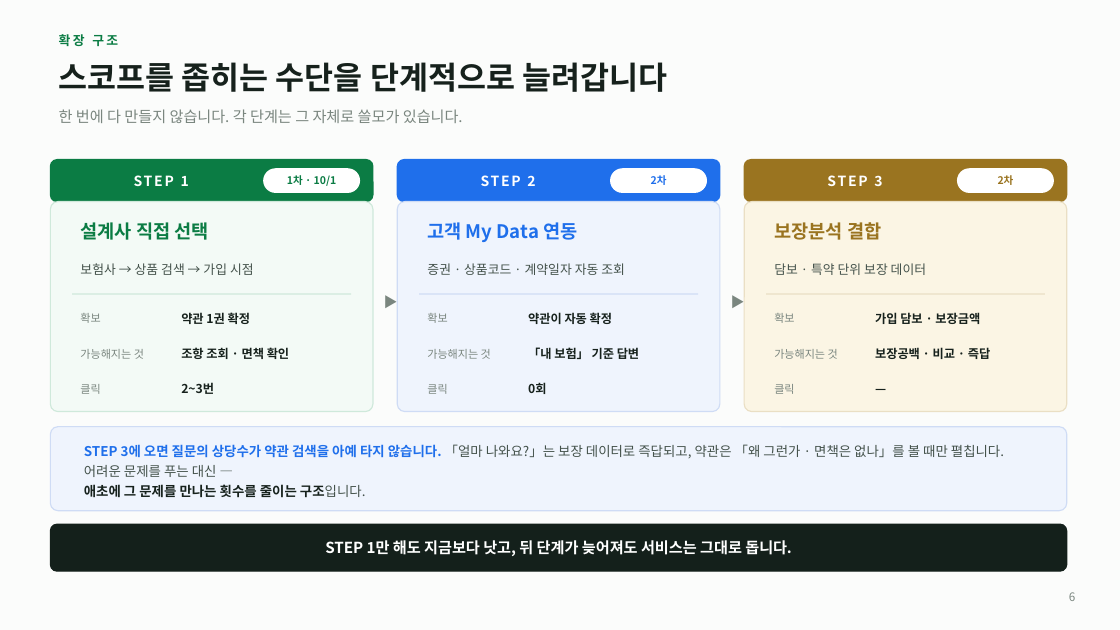
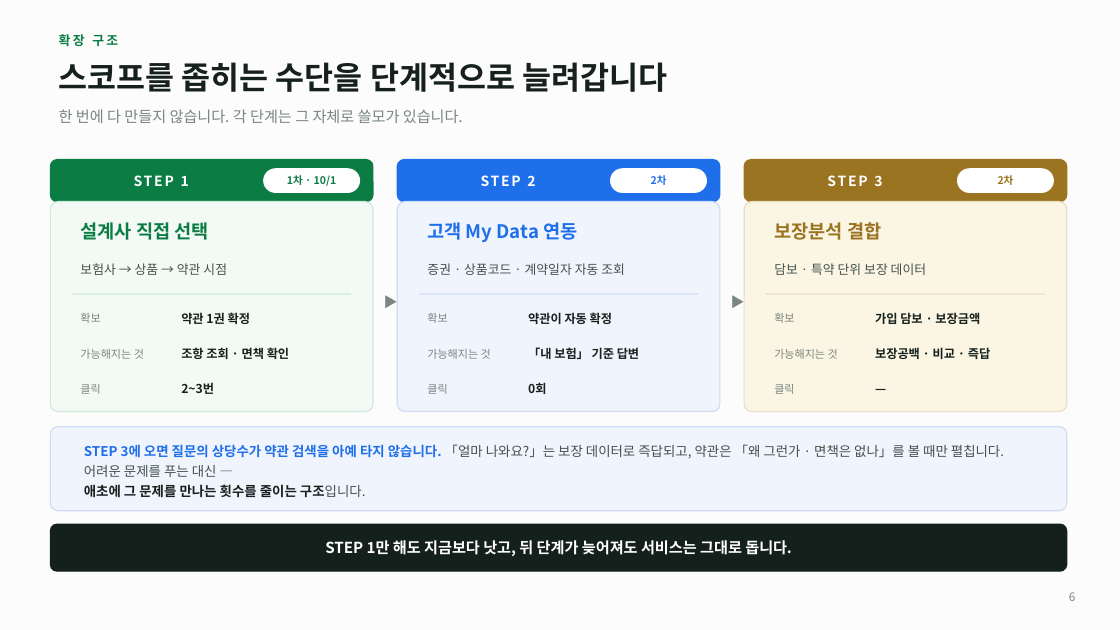
Before and after one commit to acathy870928-hash/chacha6377, a slide deck: slide 6 of docs/Insurance_AI_상담설계.pptx. Drawn at 1120x630 pixels with LibreOffice and Linux fonts; fonts in the diff are those of the drawing. Boxes give left, top, right and bottom in pixels: in the first picture for what was removed or moved away, otherwise in the second. Text is boxed around its words. In the diff, an @@ line names an element or a change of style, - is before the commit and + after.

```diff
--- a/docs/Insurance_AI_상담설계.pptx
+++ b/docs/Insurance_AI_상담설계.pptx
@@ text at [80,263,227,275]: text changed @@
-보험사 → 상품 검색 → 가입 시점
+보험사 → 상품 → 약관 시점
```
Also in this commit, not shown: 6 other slides changed, 4 other files.
